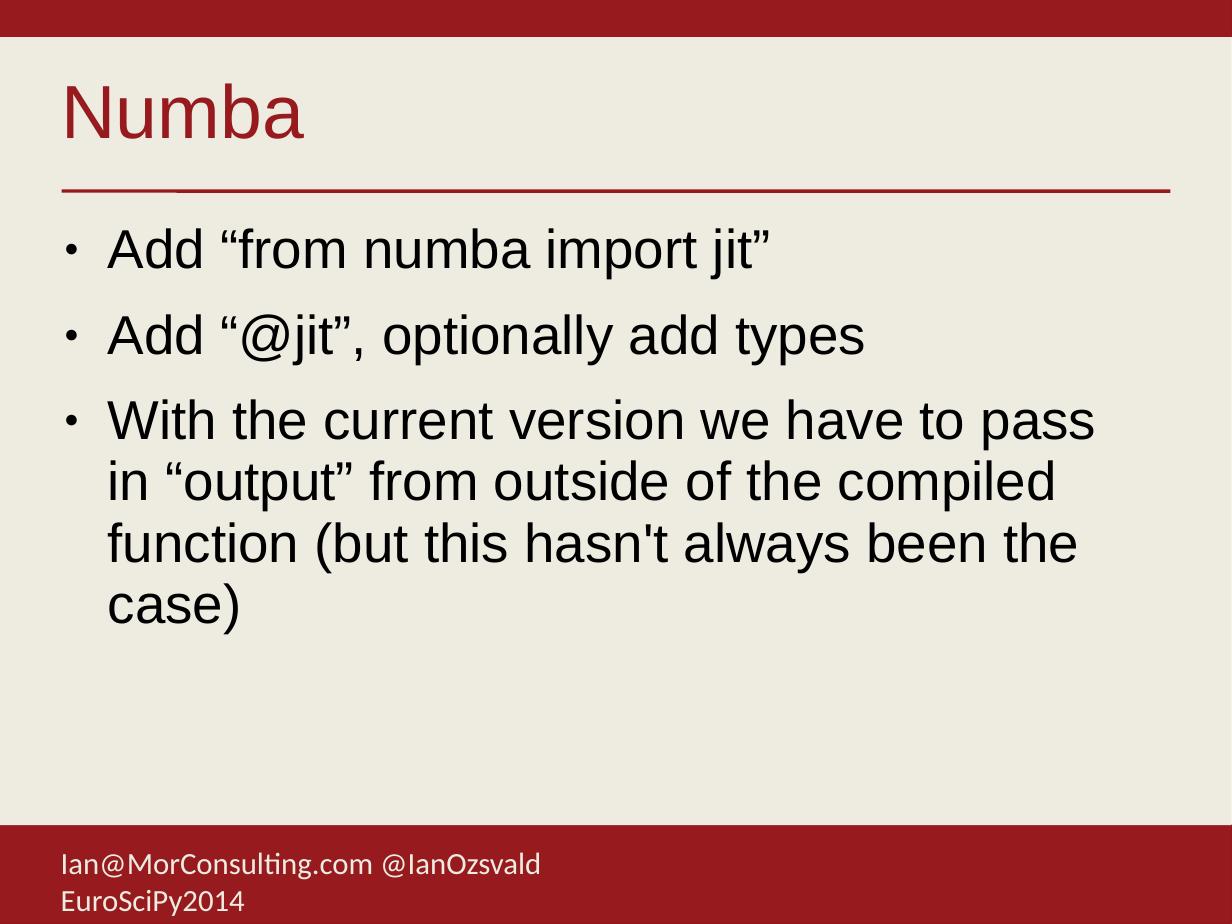
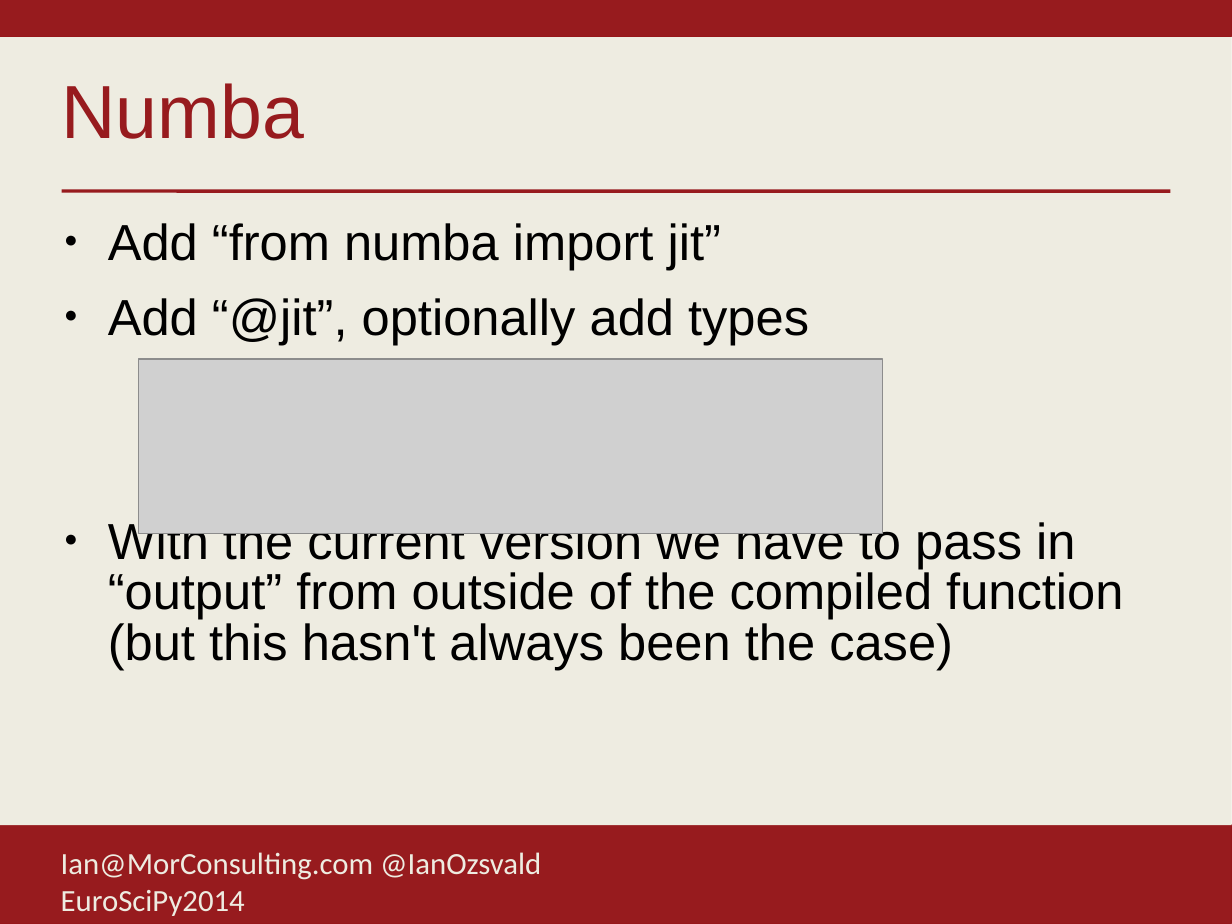
Before and after one commit to ianozsvald/euroscipy2014_highperformancepython, a slide deck: slide 56 of euroscipy2014_highperformancepython.odp. Drawn at 1232x924 pixels with LibreOffice and Linux fonts; fonts in the diff are those of the drawing; grey boxes stand for pictures; background and template pictures are left out. Boxes give left, top, right and bottom in pixels: in the first picture for what was removed or moved away, otherwise in the second. Text is boxed around its words. In the diff, an @@ line names an element or a change of style, - is before the commit and + after.

```diff
--- a/euroscipy2014_highperformancepython.odp
+++ b/euroscipy2014_highperformancepython.odp
@@ text "Add “from numba import jit”" at box(108, 223, 1123, 671): size 32 to 29.6 pt; line spacing 0.93 to 0.83 @@
@@ picture added at box(139, 359, 883, 533) @@
```
Also in this commit, not shown: 2 other slides changed, 1 slide added, 1 other file.
